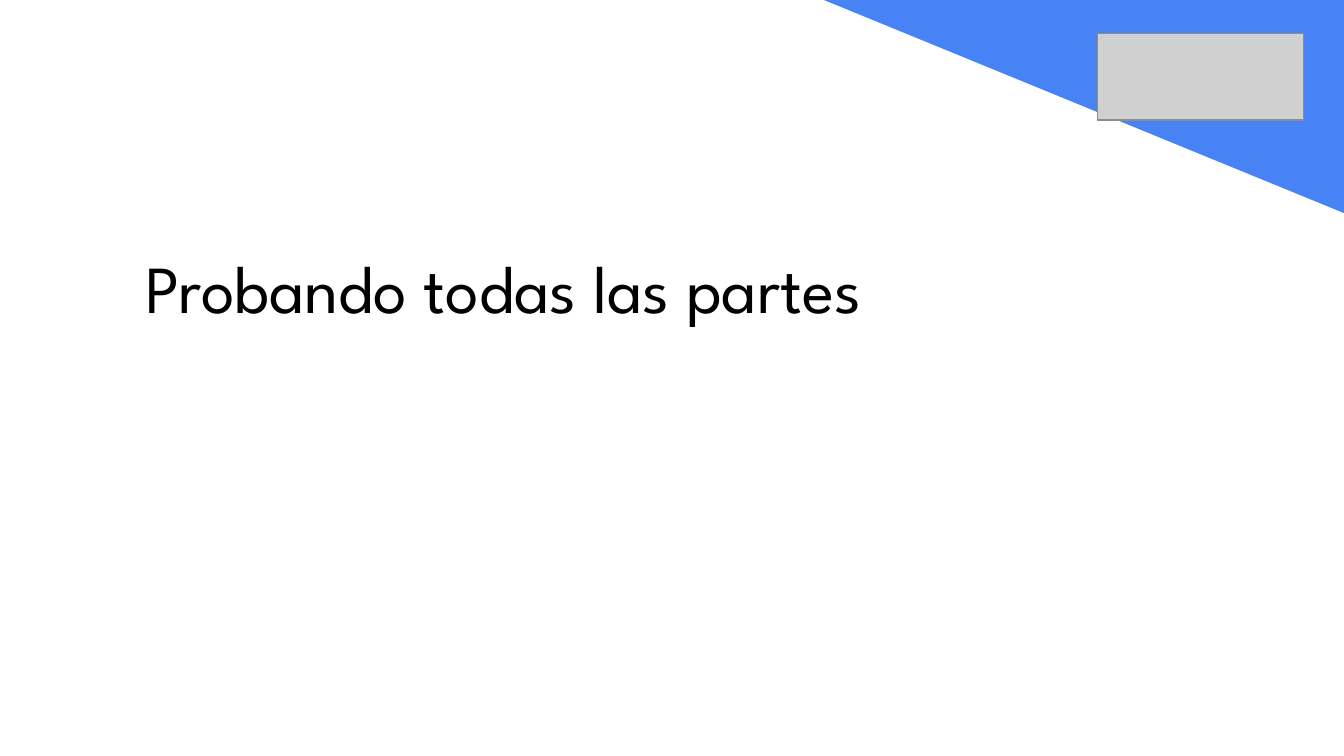
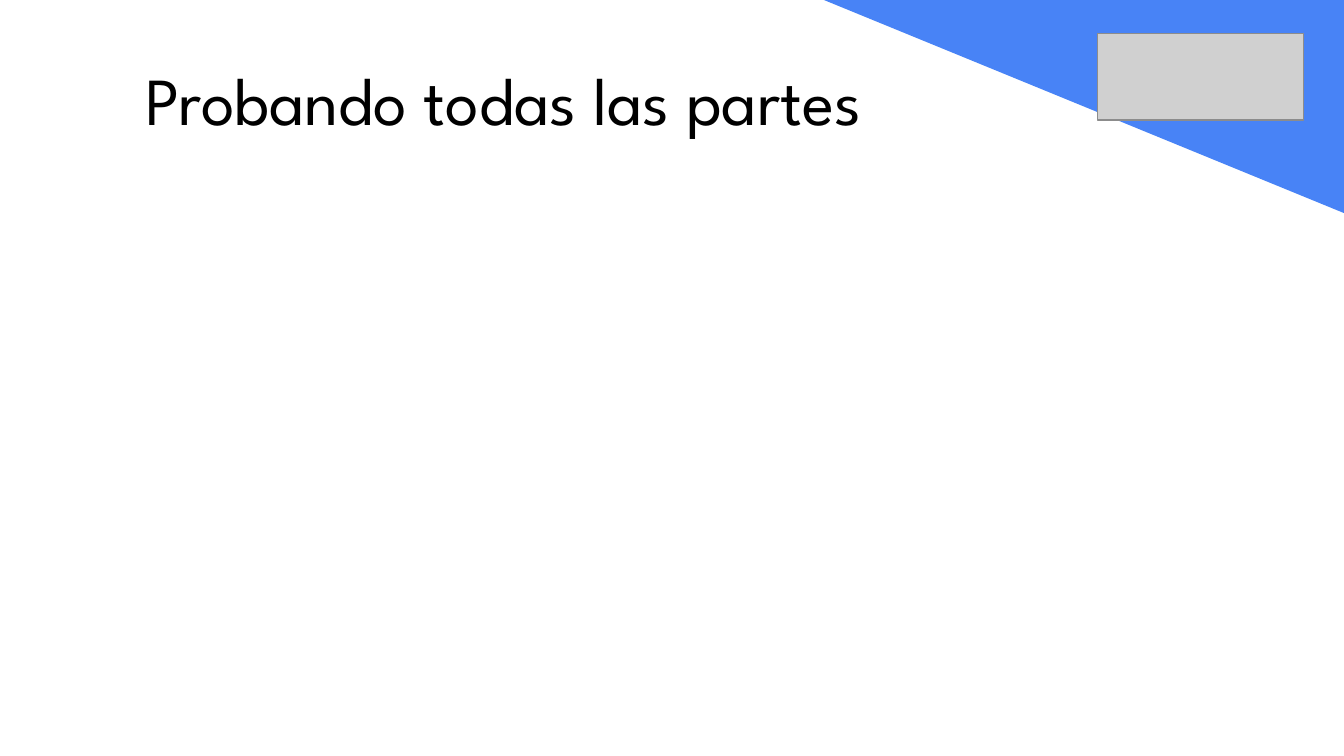
Before and after one commit to felipeschneider88/charlas, a slide deck: slide 13 of vOpen2019/vOpen19-UY-FelipeSchneider.pptx (slide 7 before the commit). Drawn at 1344x756 pixels with LibreOffice and Linux fonts; fonts in the diff are those of the drawing; grey boxes stand for pictures. Boxes give left, top, right and bottom in pixels: in the first picture for what was removed or moved away, otherwise in the second. Text is boxed around its words. In the diff, an @@ line names an element or a change of style, - is before the commit and + after.

```diff
--- a/vOpen2019/vOpen19-UY-FelipeSchneider.pptx
+++ b/vOpen2019/vOpen19-UY-FelipeSchneider.pptx
@@ text "Probando todas las partes": place and size @@
-text "Probando todas las partes" at <box>145,266,861,327</box>
+text "Probando todas las partes" at <box>145,78,861,139</box>
```
Also in this commit, not shown: 1 other slide changed, 11 slides added, 4 slides removed, 2 other files.
